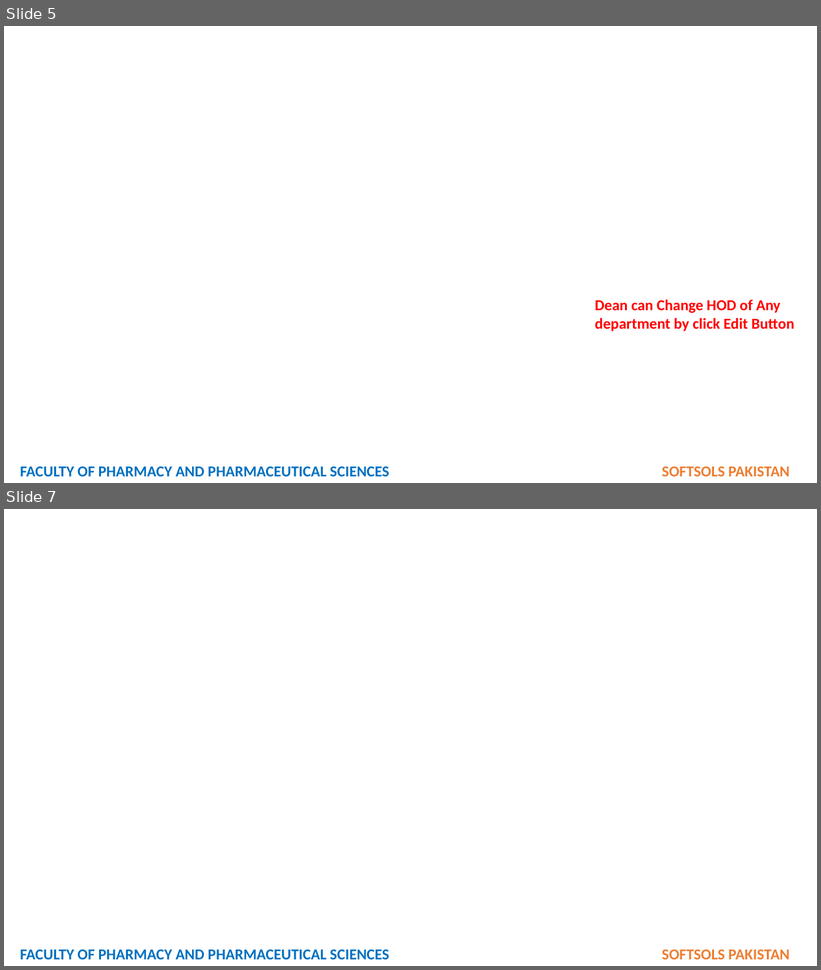
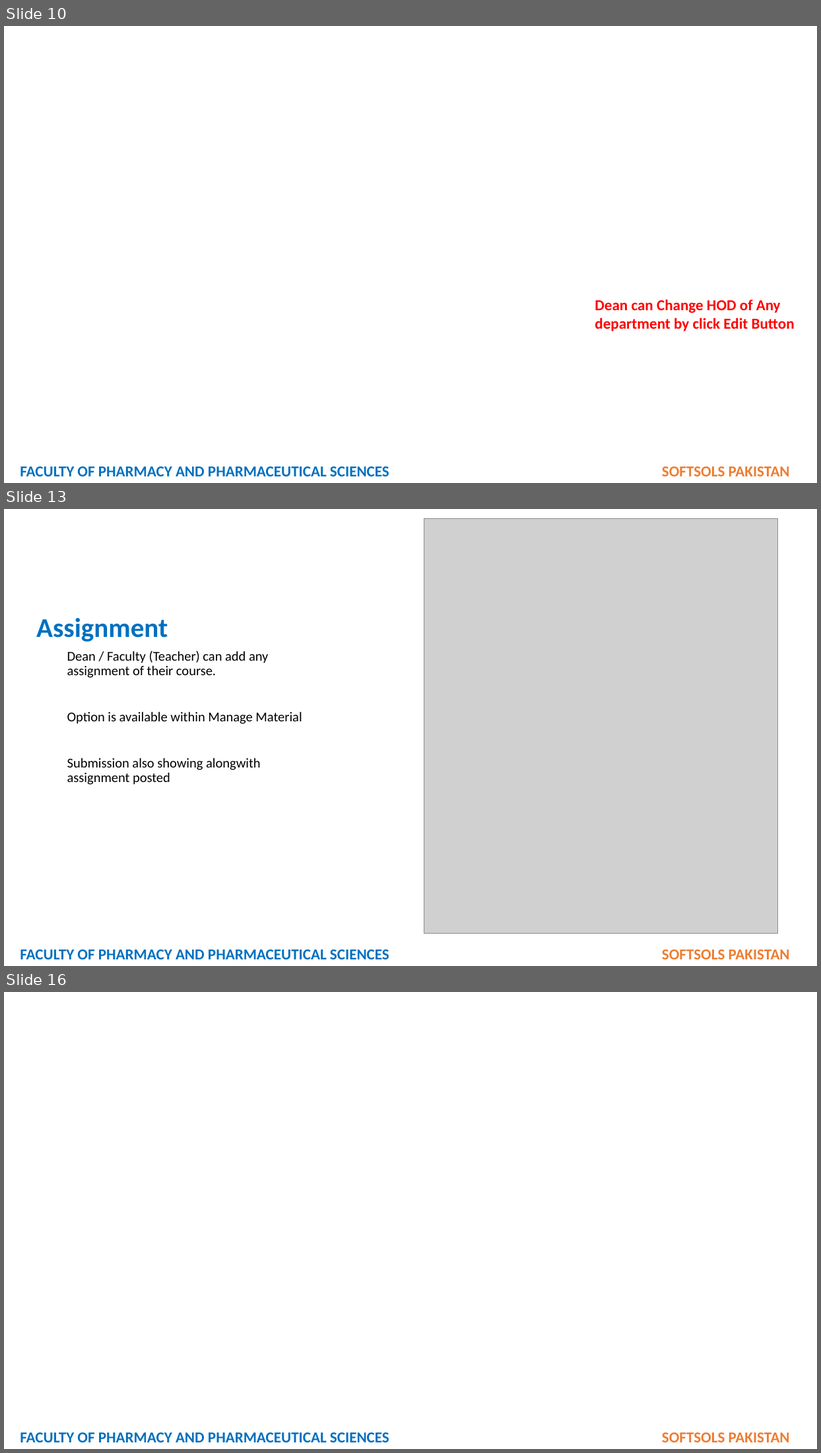
Before and after one commit to softsolspk1/fop, a slide deck: SUPER ADMIN ROLE - DEAN ROLE.pptx. Shown one above the other, each under a label of ours: slides 5 and 7 before the commit, slides 10, 13 and 16 after it; the slides between them are not shown. The pictures are 821x970 and 821x1453 pixels, drawn with LibreOffice and Linux fonts; fonts in the diff are those of the drawing; grey boxes stand for pictures; background and template pictures are left out. Boxes give left, top, right and bottom in pixels: in the first picture for what was removed or moved away, otherwise in the second. Text is boxed around its words. In the diff, an @@ line names an element or a change of style, - is before the commit and + after.

```diff
--- a/SUPER ADMIN ROLE - DEAN ROLE.pptx
+++ b/SUPER ADMIN ROLE - DEAN ROLE.pptx
@@ slide 13 added at (4, 509, 817, 966), background #FFFFFF @@
@@ picture added at (424, 518, 778, 933) @@
@@ title added at (36, 618, 168, 642), 32 pt, text #0070C0, bold @@
+Assignment
@@ text added at (67, 651, 302, 785), 16 pt, text #000000 @@
+Dean / Faculty (Teacher) can add any assignment of their course.
+Option is available within Manage Material
+Submission also showing alongwith assignment posted
@@ text added at (20, 950, 790, 960), 18 pt, text #0070C0, bold @@
+FACULTY OF PHARMACY AND PHARMACEUTICAL SCIENCES SOFTSOLS PAKISTAN
@@ what was slide 5 is now slide 10 @@
@@ what was slide 7 is now slide 16 @@
```
Also in this commit, not shown: 1 slide changed, 8 other slides added, 5 other files.
